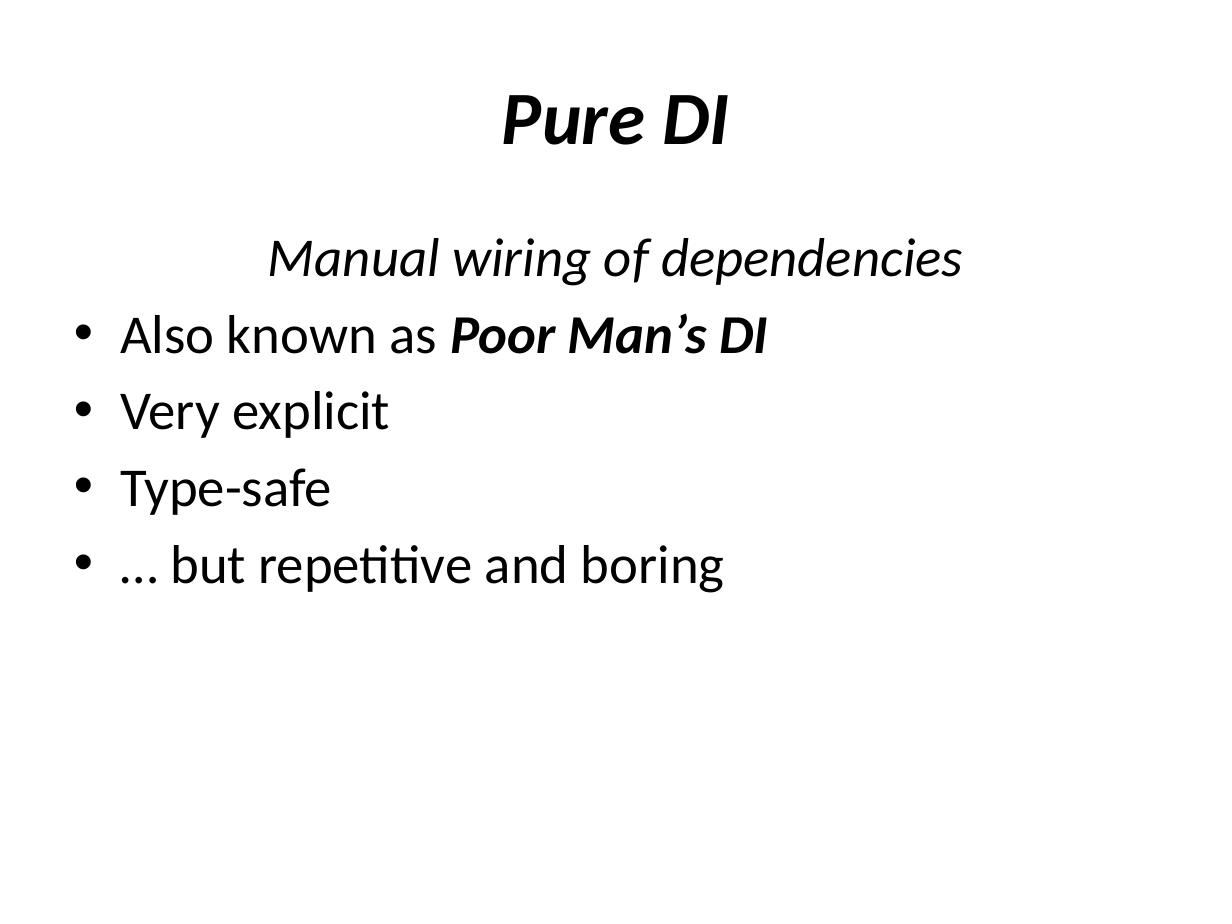
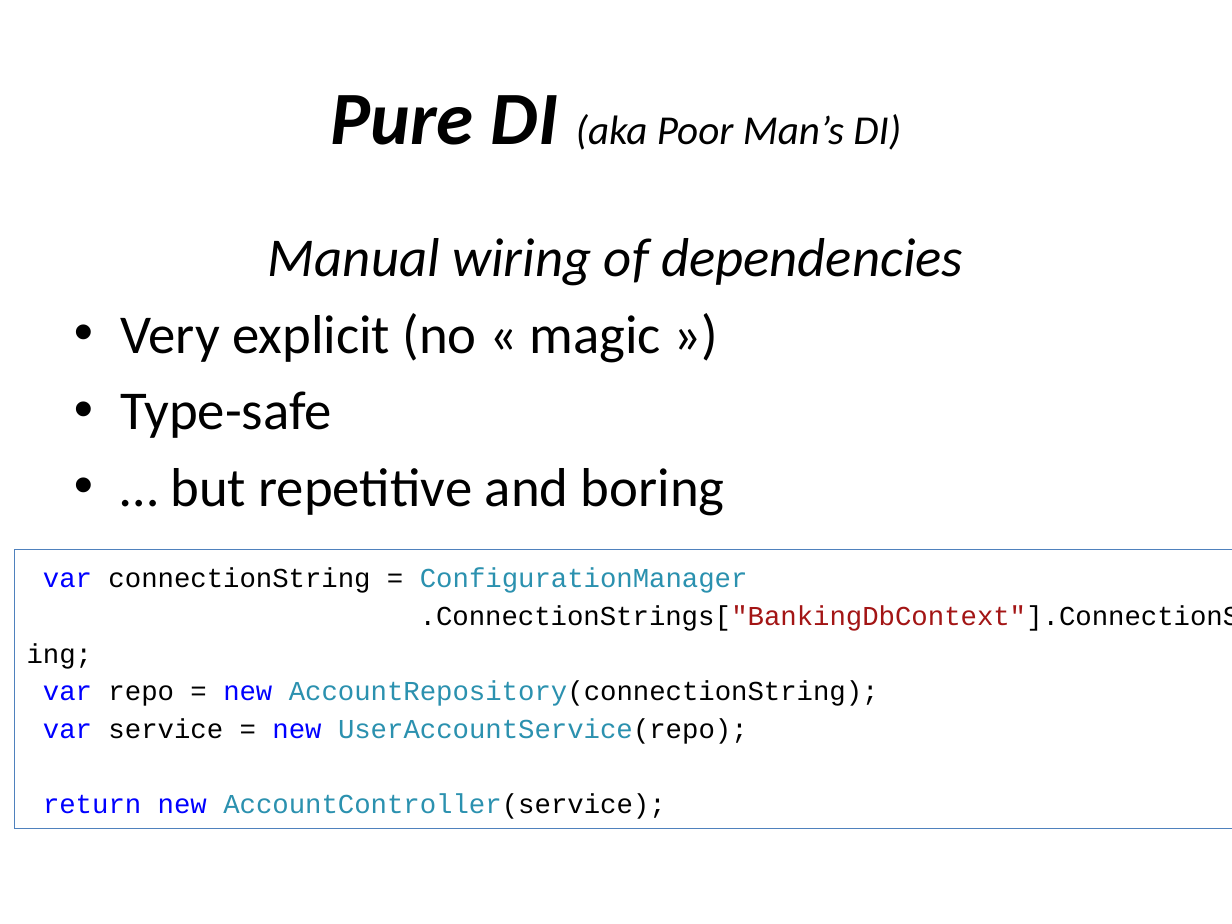
Before and after one commit to tsimbalar/DependencyInjectionTheRightWay, a slide deck: slide 30 of Dependency Injection - the right way.pptx (slide 29 before the commit). Drawn at 1232x924 pixels with LibreOffice and Linux fonts; fonts in the diff are those of the drawing. Boxes give left, top, right and bottom in pixels: in the first picture for what was removed or moved away, otherwise in the second. Text is boxed around its words. In the diff, an @@ line names an element or a change of style, - is before the commit and + after.

```diff
--- a/Dependency Injection - the right way.pptx
+++ b/Dependency Injection - the right way.pptx
@@ title at (331, 95, 901, 150): text changed; size 44 to 24 pt; bold off @@
-Pure DI
+Pure DI (aka Poor Man’s DI)
@@ text at (120, 313, 661, 363): text changed @@
-• Also known as Poor Man’s DI
-• Very explicit
+• Very explicit (no « magic »)
@@ rectangle added at (15, 549, 1232, 829), fill #FFFFFF, outline #4F81BD 0.75 pt, 16 pt, text #000000 @@
+var connectionString = ConfigurationManager
+.ConnectionStrings["BankingDbContext"].ConnectionString;
+var repo = new AccountRepository(connectionString);
+var service = new UserAccountService(repo);
+return new AccountController(service);
```
Also in this commit, not shown: 17 other slides changed, 1 slide added.
